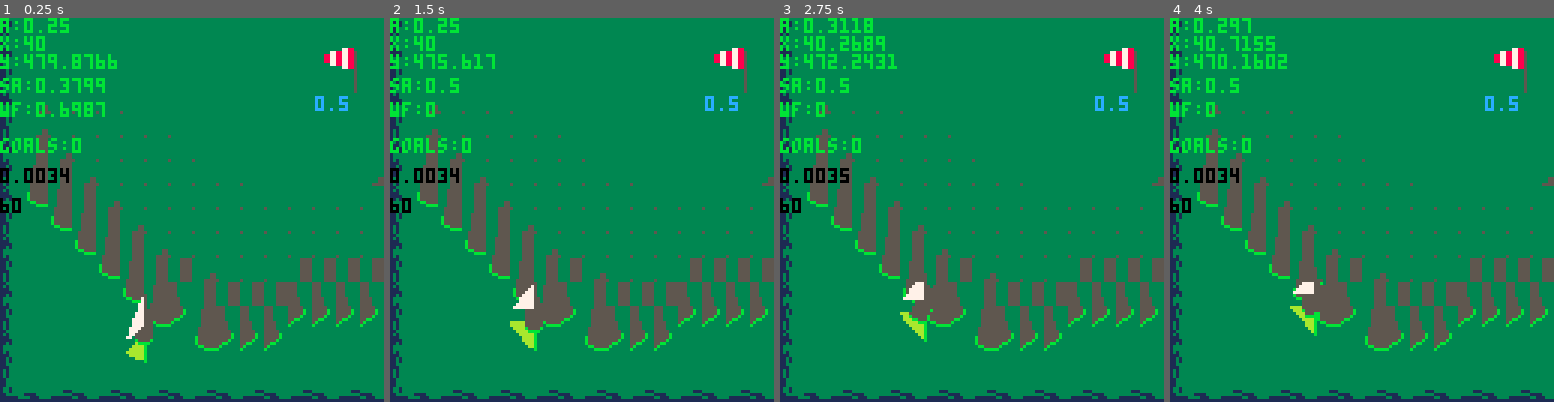
Above: before the commit, frames 1-4 (left to right).
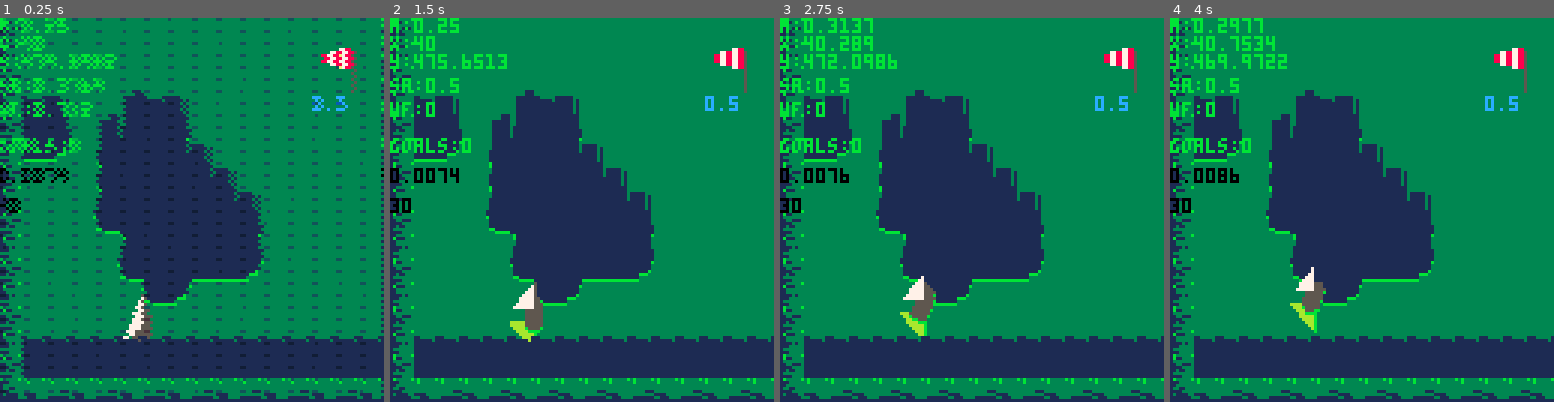
Above: after the commit, the same moments.

Repository: stekra/PICO-8-Carts
Game: PICO-8 cartridge boatgame.p8
Two runs of this game, one before a commit and one after it. Both use one fixed random seed, a clock stepped at 60 frames per second and the inputs below.
Inputs:
- Up to frame 1 (0.25 s): no input
- Up to frame 2 (1.5 s): tap X (X key) at 0.33, 1.07 s; tap O (Z key) at 0.7 s
- Up to frame 3 (2.75 s): hold Right 1.6-2.1 s; tap O (Z key) at 1.7, 2.1, 2.5 s; tap X (X key) at 1.85 s; hold Right from 2.47 s (still down)
- Up to frame 4 (4 s): tap O (Z key) at 2.9, 3.3, 3.7 s; tap X (X key) at 2.97 s; release Right at 3.03 s; hold Left 3.08-3.58 s

The runs differ from the first frame. In frame 1, 43% of the frame differs, in the area x 0-100%, y 0-100%; in frame 2, 36%; in frame 3, 36%; in frame 4, 37%.

Commit message:
Update boatgame: terrain drawing

Diff:
--- a/boatgame.p8
+++ b/boatgame.p8
@@ -51,22 +51,74 @@
 
 	vel=0
 
-	os2d_noise(rnd(128))
-
-	for y=1,62 do
-	 for x=62,1,-1 do
-	  if (os2d_eval(x/8,y/8)>0.4) then
-	   mset(x,y,58)
-	   mset(x+1,y,59)
-	   mset(x,y-1,42)
-	   mset(x+1,y-1,43)
-	   mset(x,y-2,26)
-	   mset(x+1,y-2,26)
-	   mset(x,y-3,10)
-	   mset(x+1,y-3,11)
+	grid={}
+	for i=0,63 do
+	 grid[i]={}
+	 for j=0,63 do
+	  if (i==0 or i==63) then
+	   grid[i][j]=1
+	  elseif (j==0 or j==63) then
+	   grid[i][j]=1
+	  else
+	   grid[i][j]=0
 	  end
 	 end
 	end
+
+	os2d_noise(rnd(128))
+
+	for y=1,62 do
+	 for x=1,62 do
+	  if (os2d_eval(x/5,y/5)>0.5) then
+	   grid[x][y]=1
+	   grid[x+1][y]=1
+	  end
+	 end
+	end
+
+	for x=1,62 do
+	 for y=1,62 do
+	  -- bottom
+	  if grid[x][y]==1 then
+	   if  grid[x-1][y]==0
+	   and grid[x][y+1]==0 then
+	    mset(x,y,52) -- corner l
+	   elseif grid[x-1][y]==1
+	   and    grid[x+1][y]==1
+	   and    grid[x][y+1]==0 then
+	    mset(x,y,53) -- front
+	   elseif grid[x+1][y]==0
+	   and    grid[x][y+1]==0 then
+	    mset(x,y,54) -- corner r
+	   end
+	  end
+	  -- middle
+	  if grid[x][y+1]==1 then
+		  if grid[x-1][y+1]==0
+		  and grid[x-1][y]==0 then
+		   mset(x,y,36) -- left
+		  elseif grid[x+1][y+1]==0
+		  and    grid[x+1][y]==0 then
+		   mset(x,y,38) -- right
+		  else
+		   mset(x,y,37) -- mid
+		  end
+		 -- top
+		 elseif grid[x][y+2]==1 then
+		  if grid[x-1][y+2]==0
+		  and grid[x-1][y]==0 then
+		   mset(x,y,20) -- left
+		  elseif grid[x+1][y+2]==0
+		  and    grid[x+1][y]==0 then
+		   mset(x,y,22) -- right
+		  else
+		   mset(x,y,21) -- mid
+		  end
+		 end
+	 end
+	end
+
+ printh("\n\n-----run------\n")
 end
 
 function _update60()
@@ -113,6 +165,13 @@
 
  -- turn wind
 -- wang=(wang+0.0001)%1
+
+ -- collision
+ local cx=flr((b.x+8)/8)
+ local cy=flr((b.y+8)/8)
+ if grid[cx][cy]==1 then
+  printh("collided "..cx.." "..cy)
+ end
 
  st=stat(1)
  fps=stat(7)
@@ -125,6 +184,15 @@
 --	cam.x=mid(b.x-56,0,1016)
 	cam.y=mid(b.y-56,0,48*8)
 	camera(cam.x,cam.y)
+
+ -- draw collider
+ for y=0,63 do
+  for x=0,63 do
+   if grid[x][y]==1 then
+    spr(7,x*8,y*8)
+   end
+  end
+ end
 
 	map(0,0,0,0,128,64) -- edge
 	draw_sail_refl(s.x,s.y,s.ang)
@@ -825,7 +893,7 @@
 
 
 __gff__
-0000000000000000000002020000000000000000000000000000020200000000000000000000000000000202000000000000000000000000000001010000000000000000000000000000000000000000000000000000000000000000000000000000000000000000000000000000000000000000000000000000000000000000
+0000000000000002000002020000000000000000020202000000020200000000000000000202020000000202000000000000000001010100000001010000000000000000000000000000000000000000000000000000000000000000000000000000000000000000000000000000000000000000000000000000000000000000
 0000000000000000000000000000000000000000000000000000000000000000000000000000000000000000000000000000000000000000000000000000000000000000000000000000000000000000000000000000000000000000000000000000000000000000000000000000000000000000000000000000000000000000
 __map__
 0c0d0e0d0e0d0e0d0e0d0e0d0e0d0e0d0e0d0e0d0e0d0e0d0e0d0e0d0e0d0e0d0e0d0e0d0e0d0e0d0e0d0e0d0e0d0e0d0e0d0e0d0e0d0e0d0e0d0e0d0e0d0e0f00000000000000000000000000000000000000000000000000000000000000000000000000000000000000000000000000000000000000000000000000000000
Not shown, changed: 32 lines of the sprite sheet (__gfx__) section of boatgame.p8
